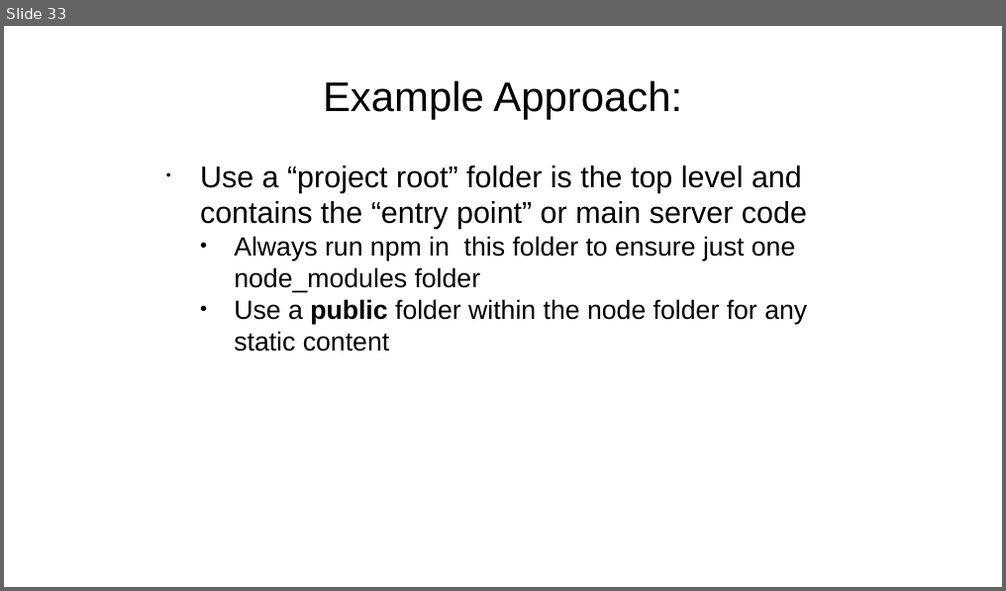
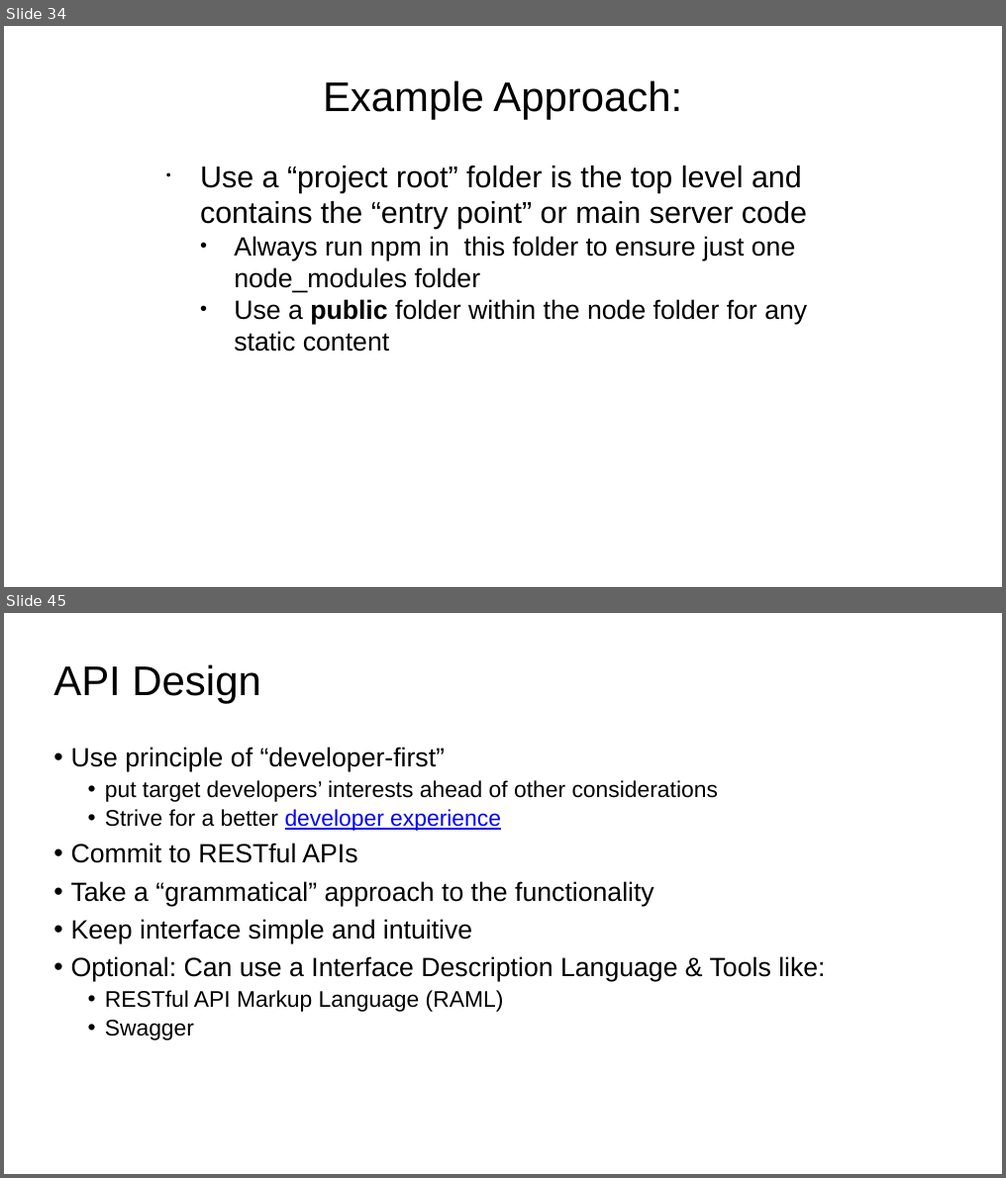
Before and after one commit to diarmuidoconnor/wad2, a slide deck: topic07/talk-1/node-2019.pptx. Shown one above the other, each under a label of ours: slide 33 before the commit, slides 34 and 45 after it; the slides between them are not shown. The pictures are 1006x591 and 1006x1178 pixels, drawn with LibreOffice and Linux fonts; fonts in the diff are those of the drawing. Boxes give left, top, right and bottom in pixels: in the first picture for what was removed or moved away, otherwise in the second. Text is boxed around its words. In the diff, an @@ line names an element or a change of style, - is before the commit and + after.

```diff
--- a/topic07/talk-1/node-2019.pptx
+++ b/topic07/talk-1/node-2019.pptx
@@ slide 45 added at box(4, 613, 1002, 1174), background #FFFFFF @@
@@ title added at box(54, 664, 260, 704), 44 pt, text #000000 @@
+API Design
@@ text added at box(71, 747, 825, 1041), 28 pt, text #000000 @@
+• Use principle of “developer-first”
+  • put target developers’ interests ahead of other considerations
+  • Strive for a better developer experience
+• Commit to RESTful APIs
+• Take a “grammatical” approach to the functionality
+• Keep interface simple and intuitive
+• Optional: Can use a Interface Description Language & Tools like:
+  • RESTful API Markup Language (RAML)
+  • Swagger
@@ what was slide 33 is now slide 34 @@
```
Also in this commit, not shown: 4 slides changed, 20 other slides added, 19 other files.
